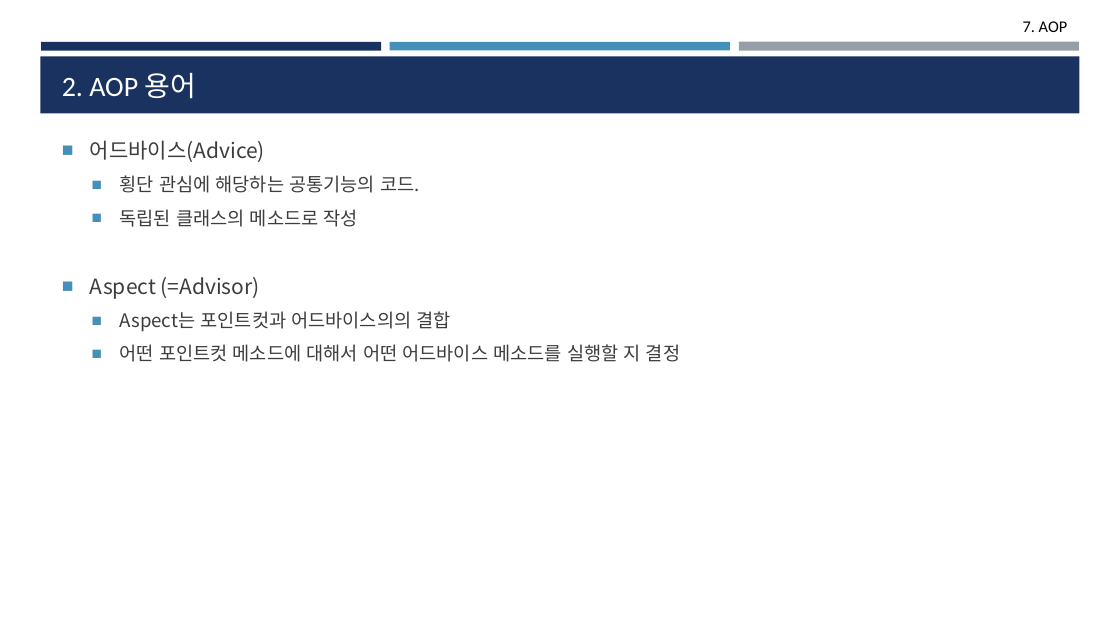
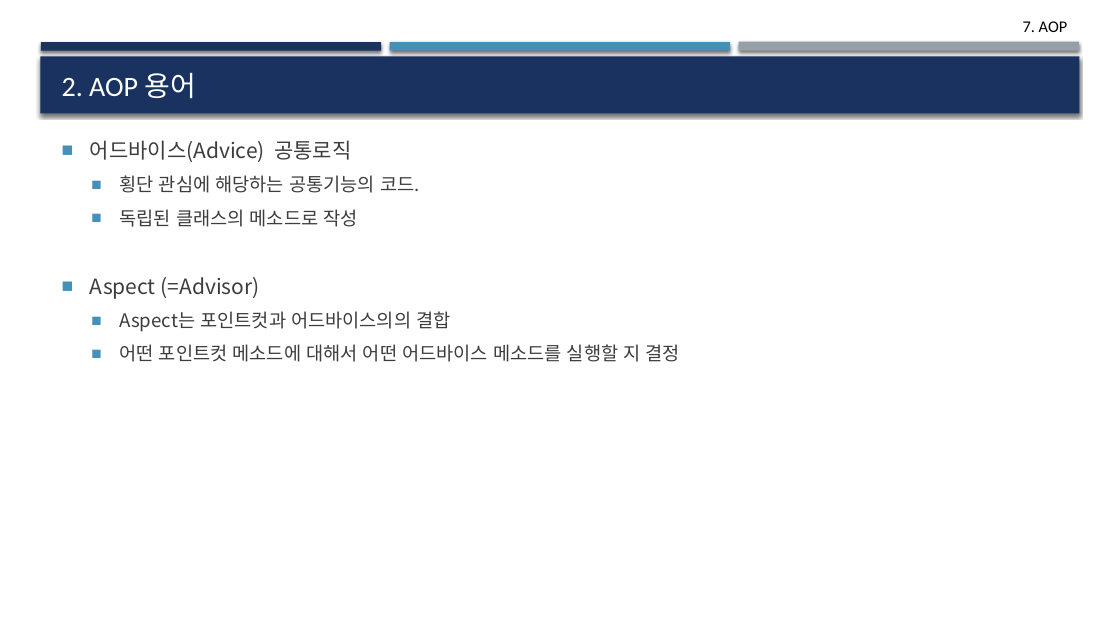
Before and after one commit to deukvely/spring, a slide deck: slide 4 of PPT/07_AOP.pptx. Drawn at 1120x630 pixels with LibreOffice and Linux fonts; fonts in the diff are those of the drawing. Boxes give left, top, right and bottom in pixels: in the first picture for what was removed or moved away, otherwise in the second. Text is boxed around its words. In the diff, an @@ line names an element or a change of style, - is before the commit and + after.

```diff
--- a/PPT/07_AOP.pptx
+++ b/PPT/07_AOP.pptx
@@ shadow on in 4 elements at [41, 42, 381, 50], [739, 42, 1079, 51], [390, 42, 730, 50], [40, 56, 1080, 113] @@
@@ text at [90, 140, 351, 162]: text changed @@
-■ 어드바이스(Advice)
+■ 어드바이스(Advice) 공통로직
```
Also in this commit, not shown: 20 other slides changed, 9 other files.
